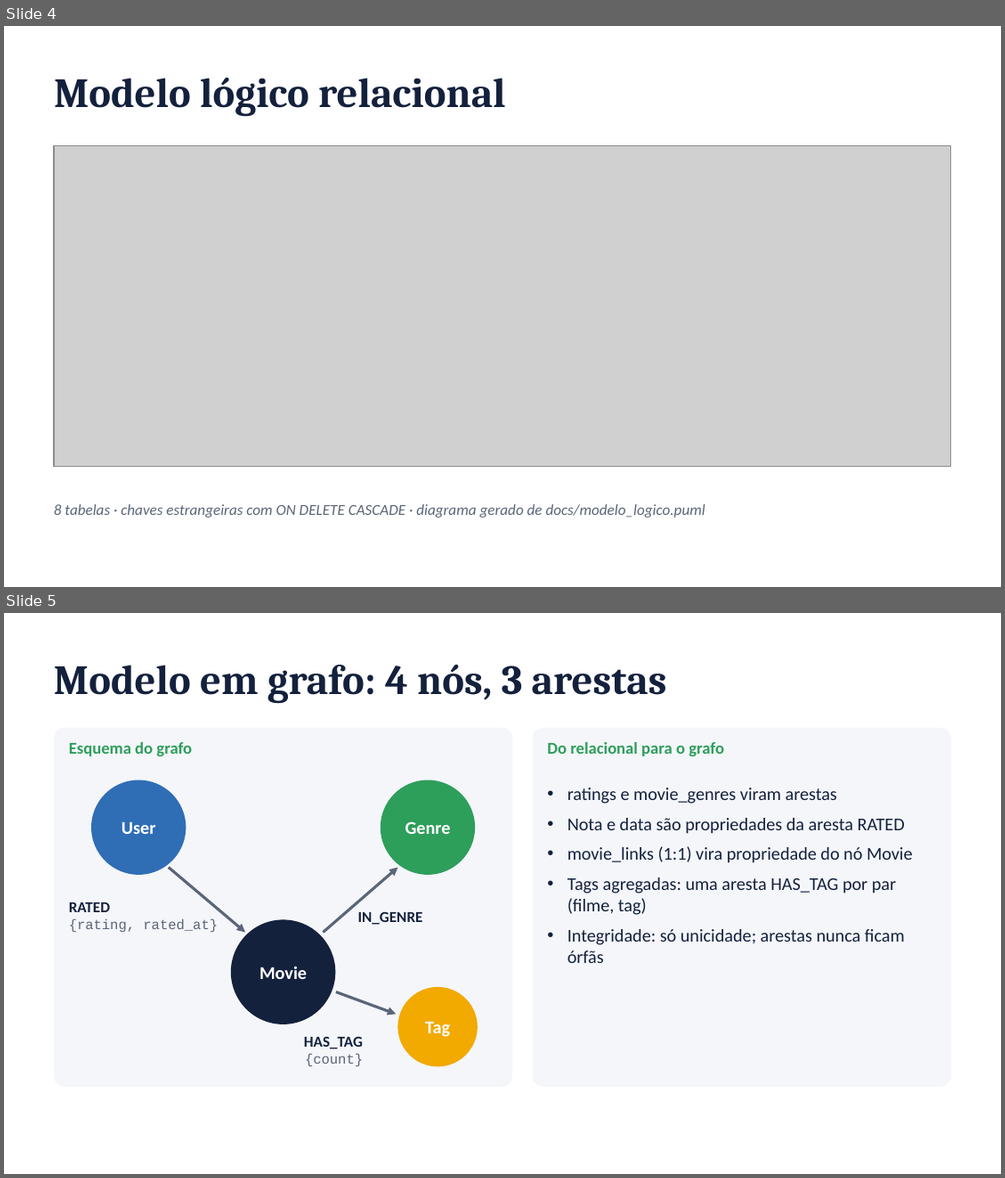
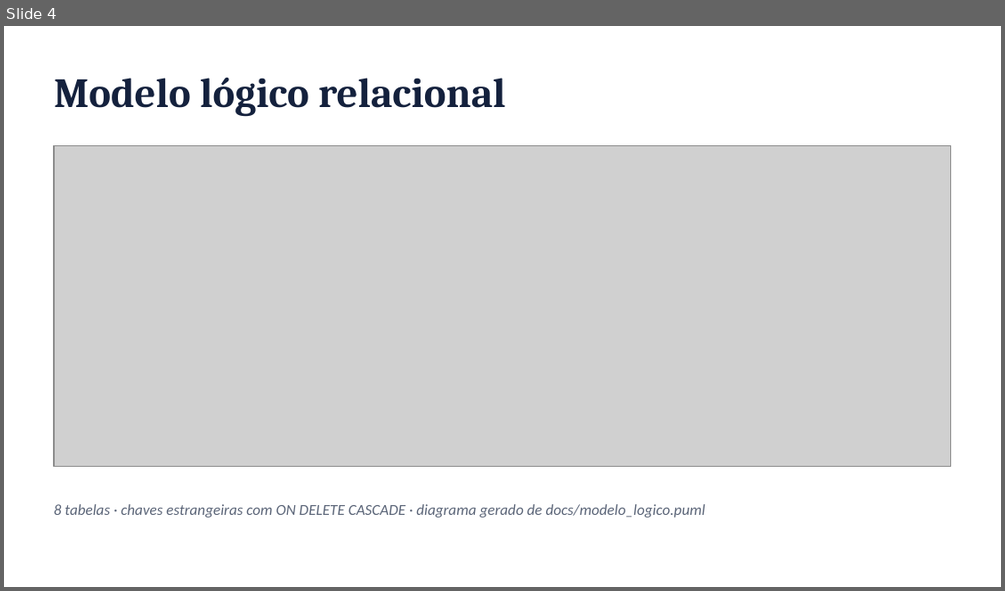
Before and after one commit to FineiasAntonio/BancoDeDados, a slide deck: docs/apresentacao.pptx. Shown one above the other, each under a label of ours: slides 4 and 5 before the commit, slide 4 after it. The pictures are 1005x1178 and 1005x591 pixels, drawn with LibreOffice and Linux fonts; fonts in the diff are those of the drawing; grey boxes stand for pictures. Boxes give left, top, right and bottom in pixels: in the first picture for what was removed or moved away, otherwise in the second. Text is boxed around its words. In the diff, an @@ line names an element or a change of style, - is before the commit and + after.

```diff
--- a/docs/apresentacao.pptx
+++ b/docs/apresentacao.pptx
@@ slide 5 removed at box(4, 613, 1001, 1174), background #FFFFFF @@
@@ text removed at box(54, 665, 667, 703) @@
-Modelo em grafo: 4 nós, 3 arestas
@@ rounded rectangle removed at box(54, 728, 512, 1086) @@
@@ text removed at box(69, 742, 192, 756) @@
-Esquema do grafo
@@ rounded rectangle removed at box(533, 728, 951, 1086) @@
@@ text removed at box(547, 742, 724, 756) @@
-Do relacional para o grafo
@@ ellipse removed at box(92, 779, 186, 874) @@
-User
@@ ellipse removed at box(380, 779, 476, 874) @@
-Genre
@@ text removed at box(567, 787, 913, 963) @@
-• ratings e movie_genres viram arestas
-• Nota e data são propriedades da aresta RATED
-• movie_links (1:1) vira propriedade do nó Movie
-• Tags agregadas: uma aresta HAS_TAG por par (filme, tag)
-• Integridade: só unicidade; arestas nunca ficam órfãs
@@ arrow removed from (169, 868) to (245, 932) @@
@@ arrow removed from (323, 932) to (397, 868) @@
@@ text removed at box(69, 902, 218, 932) @@
-RATED
-{rating, rated_at}
@@ ellipse removed at box(231, 920, 336, 1025) @@
-Movie
@@ text removed at box(358, 911, 423, 925) @@
-IN_GENRE
@@ arrow removed from (336, 992) to (396, 1013) @@
@@ ellipse removed at box(397, 987, 477, 1067) @@
-Tag
@@ text removed at box(304, 1036, 363, 1066) @@
-HAS_TAG
-{count}
```
Also in this commit, not shown: 11 slides changed, 3 slides added, 3 other slides removed, 3 other files.
